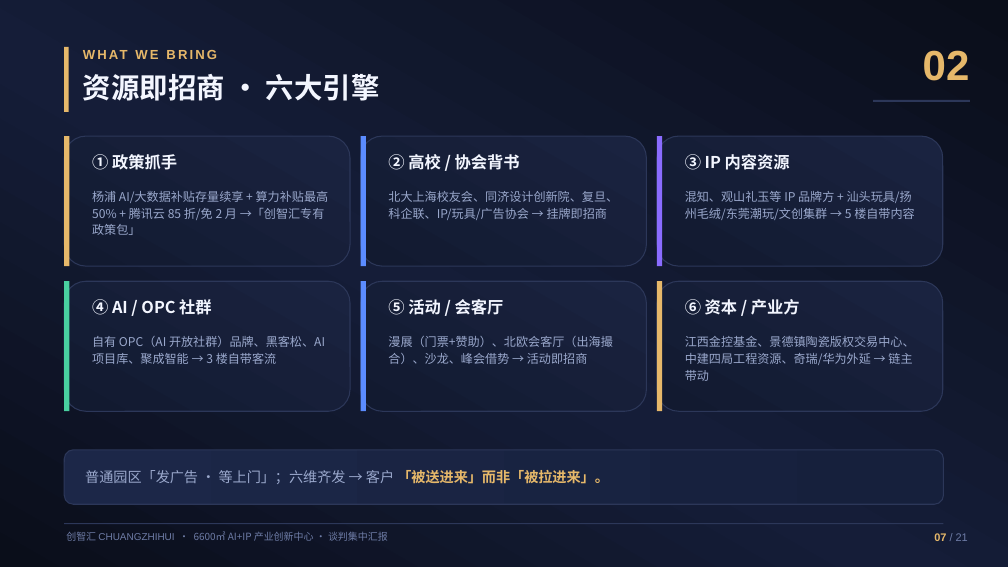
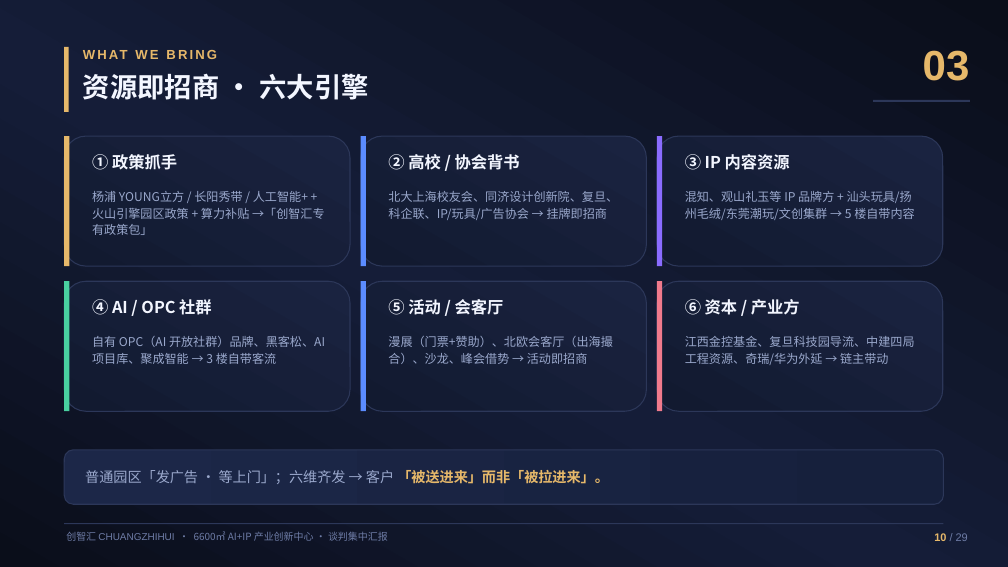
Before and after one commit to hujigang2010-maker/AIDEN, a slide deck: slide 10 of proposal/chuangzhihui-6600-proposal.pptx (slide 7 before the commit). Drawn at 1008x567 pixels with LibreOffice and Linux fonts; fonts in the diff are those of the drawing. Boxes give left, top, right and bottom in pixels: in the first picture for what was removed or moved away, otherwise in the second. Text is boxed around its words. In the diff, an @@ line names an element or a change of style, - is before the commit and + after.

```diff
--- a/proposal/chuangzhihui-6600-proposal.pptx
+++ b/proposal/chuangzhihui-6600-proposal.pptx
@@ text at bbox=[923, 50, 970, 81]: text changed @@
-02
+03
@@ text "资源即招商 · 六大引擎" at bbox=[83, 73, 368, 100]: size 27 to 26 pt @@
@@ text at bbox=[92, 191, 325, 235]: text changed @@
-杨浦 AI/大数据补贴存量续享 + 算力补贴最高 50% + 腾讯云 85 折/免 2 月 →「创智汇专有政策包」
+杨浦 YOUNG立方 / 长阳秀带 / 人工智能+ + 火山引擎园区政策 + 算力补贴 →「创智汇专有政策包」
@@ rectangle at bbox=[657, 281, 662, 411]: fill #E6B86A to #F07A8C @@
@@ text at bbox=[685, 336, 915, 365]: text changed @@
-江西金控基金、景德镇陶瓷版权交易中心、中建四局工程资源、奇瑞/华为外延 → 链主带动
+江西金控基金、复旦科技园导流、中建四局工程资源、奇瑞/华为外延 → 链主带动
@@ text at bbox=[934, 533, 968, 541]: text changed @@
-07 / 21
+10 / 29
```
Also in this commit, not shown: 17 other slides changed, 11 slides added, 3 slides removed, 5 other files.
